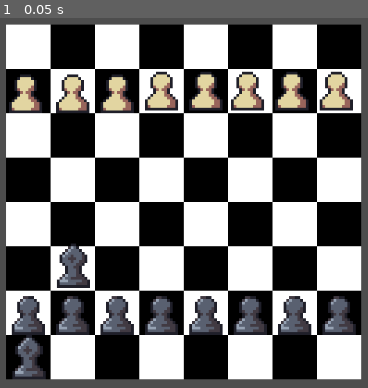
Above: before the commit, frame 1.
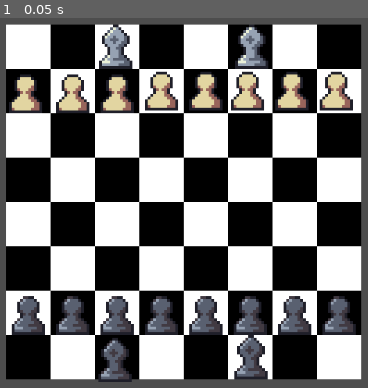
Above: after the commit, the same moment.

Repository: DanuNanu/DeckMate
Game: Godot game, scene res://scenes/deck_mate.tscn
The game is run twice, just before and just after one commit, with the same random seed, the same clock (stepped at 60 frames per second) and the same inputs.
Inputs:
- Up to frame 1 (0.05 s): no input

The runs differ from the first frame. In frame 1, 4.5% of the frame differs, in the area x 3-73%, y 1-99%.

Commit message:
added white bishop

Diff:
--- a/scenes/deck_mate.tscn
+++ b/scenes/deck_mate.tscn
@@ -1,7 +1,8 @@
-[gd_scene load_steps=6 format=3 uid="uid://c6aqk0ppdhd17"]
+[gd_scene load_steps=7 format=3 uid="uid://c6aqk0ppdhd17"]
 
 [ext_resource type="Script" path="res://scripts/board.gd" id="1_421dt"]
 [ext_resource type="PackedScene" uid="uid://c7g7o7xku154v" path="res://scenes/tile_map.tscn" id="2_i8235"]
+[ext_resource type="PackedScene" uid="uid://cdiuqdbubxgtx" path="res://scenes/white_bishop.tscn" id="3_0eutl"]
 [ext_resource type="PackedScene" uid="uid://cnel8k3lwhp80" path="res://scenes/black_bishop.tscn" id="3_0261y"]
 [ext_resource type="PackedScene" uid="uid://bjriwkg1e4yoo" path="res://scenes/white_pawn.tscn" id="4_p2n1g"]
 [ext_resource type="PackedScene" uid="uid://b7q3nq7ocivfp" path="res://scenes/black_pawn.tscn" id="5_mot7x"]
@@ -16,13 +17,21 @@
 position = Vector2(65, 65)
 zoom = Vector2(4, 4)
 
+[node name="white_bishop2" parent="." instance=ExtResource("3_0eutl")]
+position = Vector2(39, 7)
+position_on_grid = Vector2i(2, 0)
+
+[node name="white_bishop" parent="." instance=ExtResource("3_0eutl")]
+position = Vector2(88, 7)
+position_on_grid = Vector2i(5, 0)
+
 [node name="black_bishop2" parent="." instance=ExtResource("3_0261y")]
-position = Vector2(8, 119)
-position_on_grid = Vector2i(0, 7)
+position = Vector2(39, 120)
+position_on_grid = Vector2i(2, 7)
 
 [node name="black_bishop" parent="." instance=ExtResource("3_0261y")]
-position = Vector2(24, 86)
-position_on_grid = Vector2i(1, 5)
+position = Vector2(88, 119)
+position_on_grid = Vector2i(5, 7)
 
 [node name="white_pawn3" parent="." instance=ExtResource("4_p2n1g")]
 position = Vector2(7, 23)
--- /dev/null
+++ b/scenes/white_bishop.tscn
@@ -0,0 +1,21 @@
+[gd_scene load_steps=5 format=3 uid="uid://cdiuqdbubxgtx"]
+
+[ext_resource type="PackedScene" uid="uid://efuhw3jnug8a" path="res://scenes/abstract_bishop.tscn" id="1_1fjsk"]
+[ext_resource type="Script" path="res://scripts/white_bishop.gd" id="2_ynwc2"]
+[ext_resource type="Texture2D" uid="uid://bdqtn16oky3qn" path="res://assets/WhitePieces.png" id="3_xjef3"]
+
+[sub_resource type="RectangleShape2D" id="RectangleShape2D_16qci"]
+size = Vector2(12, 12)
+
+[node name="white_bishop" instance=ExtResource("1_1fjsk")]
+script = ExtResource("2_ynwc2")
+
+[node name="Sprite2D" parent="." index="0"]
+texture = ExtResource("3_xjef3")
+region_enabled = true
+region_rect = Rect2(47.5, 0, 16, 16)
+
+[node name="CollisionShape2D" parent="." index="1"]
+shape = SubResource("RectangleShape2D_16qci")
+
+[connection signal="input_event" from="." to="." method="_on_input_event"]
--- /dev/null
+++ b/scripts/white_bishop.gd
@@ -0,0 +1,48 @@
+extends "res://scripts/abstract_bishop.gd"
+
+
+signal piece_selected(Area2D)
+
+func _ready() -> void:
+	piece_type = Piece_type.BISHOP
+	colour = Piece_colour.WHITE
+
+
+func try_move_to(target_tile: Vector2i, tile_pos: Vector2)-> bool:
+	var dx = abs(target_tile.x - position_on_grid.x)
+	var dy = abs(target_tile.y - position_on_grid.y)
+	if is_selected and dx == dy and dx != 0:
+		just_moved = true
+		position_on_grid = target_tile
+		global_position = tile_pos
+		print("Moved White bishop to ", position_on_grid, " (world position: ", global_position, ")")
+		return true
+	else:
+		print("Invalid move")
+		return false
+
+func try_take_over(target_tile: Vector2i, tile_pos: Vector2) -> bool:
+	var dx = abs(target_tile.x - position_on_grid.x)
+	var dy = abs(target_tile.y - position_on_grid.y)
+	if is_selected and dx == dy and dx != 0:
+		just_moved = true
+		position_on_grid = target_tile
+		global_position = tile_pos
+		print("White Bishop takes over piece at ", position_on_grid, " (world position: ", global_position, ")")
+		return true
+	else:
+		print("Invalid move")
+		return false
+
+
+func _on_input_event(viewport: Node, event: InputEvent, shape_idx: int) -> void:
+	if just_moved:
+		just_moved = false
+		return
+	if is_hovered and event is InputEventMouseButton:
+		if not is_selected:
+			var mouse_event := event as InputEventMouseButton
+			if mouse_event.button_index== MOUSE_BUTTON_LEFT and mouse_event.pressed:
+				is_selected = true
+				emit_signal("piece_selected", self)
+				print("white bishop selected at tile: ", position_on_grid)
Not shown, changed: .DS_Store
